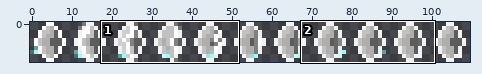
Two states of a sprite sheet, Art/misc/portals/portal_entrance_going.png. The picture above shows the old version from afar; the outline marks the close-up.
Close-up. Earlier state:
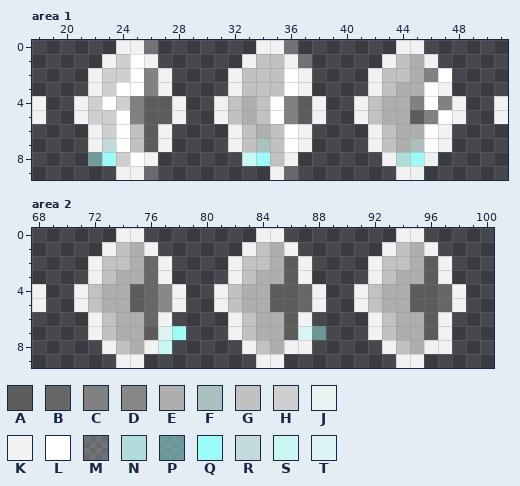
The file is 110x10 pixels. Pixels under 10% opacity are left out. Colours within 5 levels of each other are drawn and written as one. Shown: area 1: x 18..51, y 0..9; area 2: x 68..100, y 0..9. The commit also changed other parts of the picture, which this record leaves out.
Palette (. is transparent): A #5c5c5c  B #676767  C #818181  D #888888  E #b0adad  F #abc1c0  G #c1c1c1  H #cfcfcf  J #eaf2f2  K #f2f2f2  L #ffffff  M #ffffff3b  N #b0dcda  P #9cfbf779  Q #9cfbf7  R #c2dad9  S #caf6f4  T #dcf4f3
Now the later version:
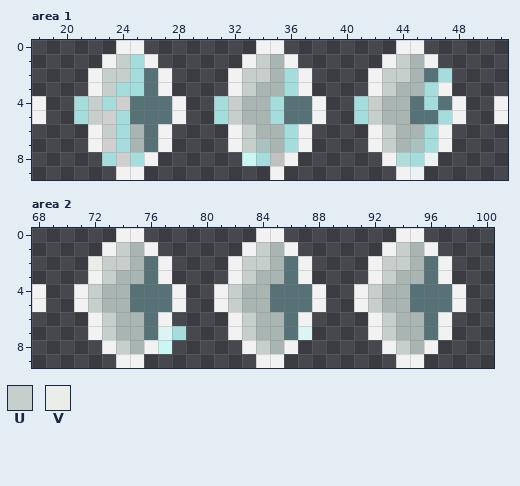
Colours new in this view: U #c7cfcc  V #ebede9
The edit:
colour A: #5c5c5c -> #577277
colour E: #b0adad -> #a8b5b2
colour L: #ffffff -> #a4dddb
Area 1:
y 0: x 26 M -> .; x 36 M -> .
y 1: x 24 H -> U; x 34..35 GG -> UE; x 37 M -> .; x 44 G -> U
y 2: x 23..24 HH -> UU; x 26 C -> A; x 33..35 GGG -> UUE; x 43..44 GG -> UU; x 46 C -> A
y 3: x 23 H -> U; x 26 C -> A; x 33..35 GGG -> UEE; x 43 G -> U
y 4: x 21..22 KH -> LU; x 25 C -> A; x 31..32 KG -> LU; x 34 G -> E; x 36 C -> A; x 41..42 KG -> LU; x 45 C -> A; x 47 C -> A
y 5: x 21..22 KH -> LU; x 25 C -> A; x 31..32 KG -> LU; x 34 G -> E; x 36 C -> A; x 41..42 KG -> LU; x 46 C -> A
y 6: x 23 H -> U; x 25 G -> E; x 33 G -> U; x 35 G -> E; x 43 G -> U
y 7: x 23 R -> H; x 25 G -> E; x 33 G -> U; x 35 G -> E; x 43 G -> U
y 8: x 22..23 PQ -> .L; x 34 Q -> L; x 45 Q -> L
y 9: x 26 M -> .; x 36 M -> .
Area 2:
y 1: x 74 G -> U; x 84 G -> U; x 94 G -> U
y 2: x 72..74 KGG -> VUU; x 76 B -> A; x 83..84 GG -> UU; x 93..94 GG -> UU
y 3: x 73 G -> U; x 76 B -> A; x 83 G -> U; x 93 G -> U
y 4..5: x 72 G -> U; x 76..77 BD -> AA; x 82 G -> U; x 87 B -> A; x 92 G -> U; x 97 B -> A
y 6: x 73 G -> U; x 76 B -> A; x 83 G -> U; x 93 G -> U
y 7: x 73 G -> U; x 78 Q -> L; x 83 G -> U; x 88 P -> .; x 93 G -> U
y 8: x 74 G -> U; x 84 G -> U; x 87 K -> .; x 94 G -> U; x 97 K -> .
Changed places in both close-ups, as pixel boxes (x1, y1, x2, y2):
changed: (74, 40, 452, 180)
changed: (88, 242, 326, 354)
changed: (368, 242, 452, 354)
